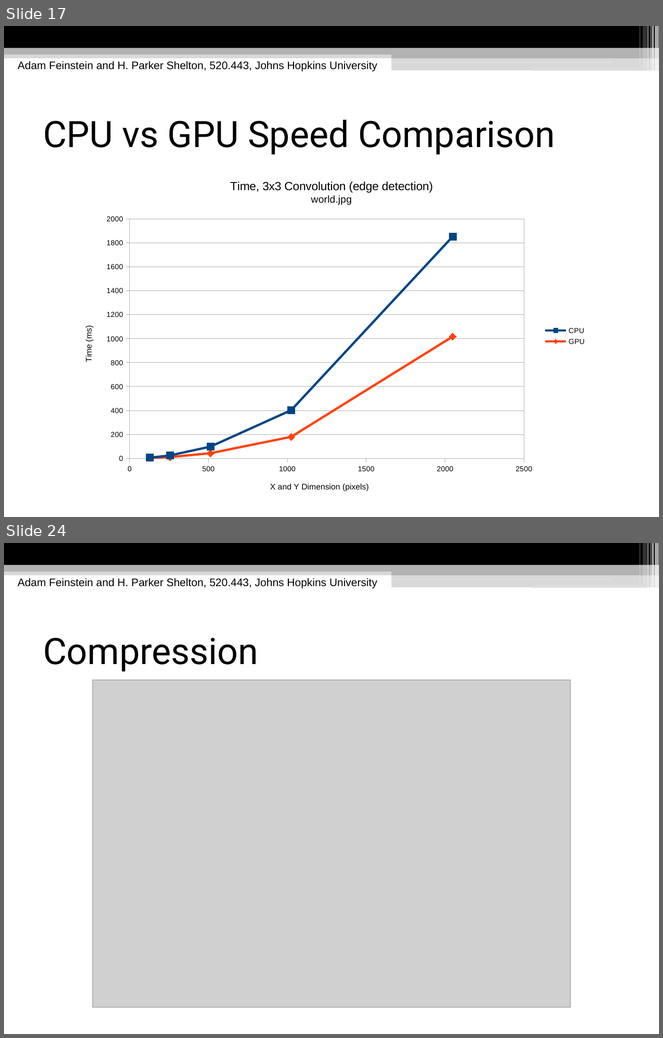
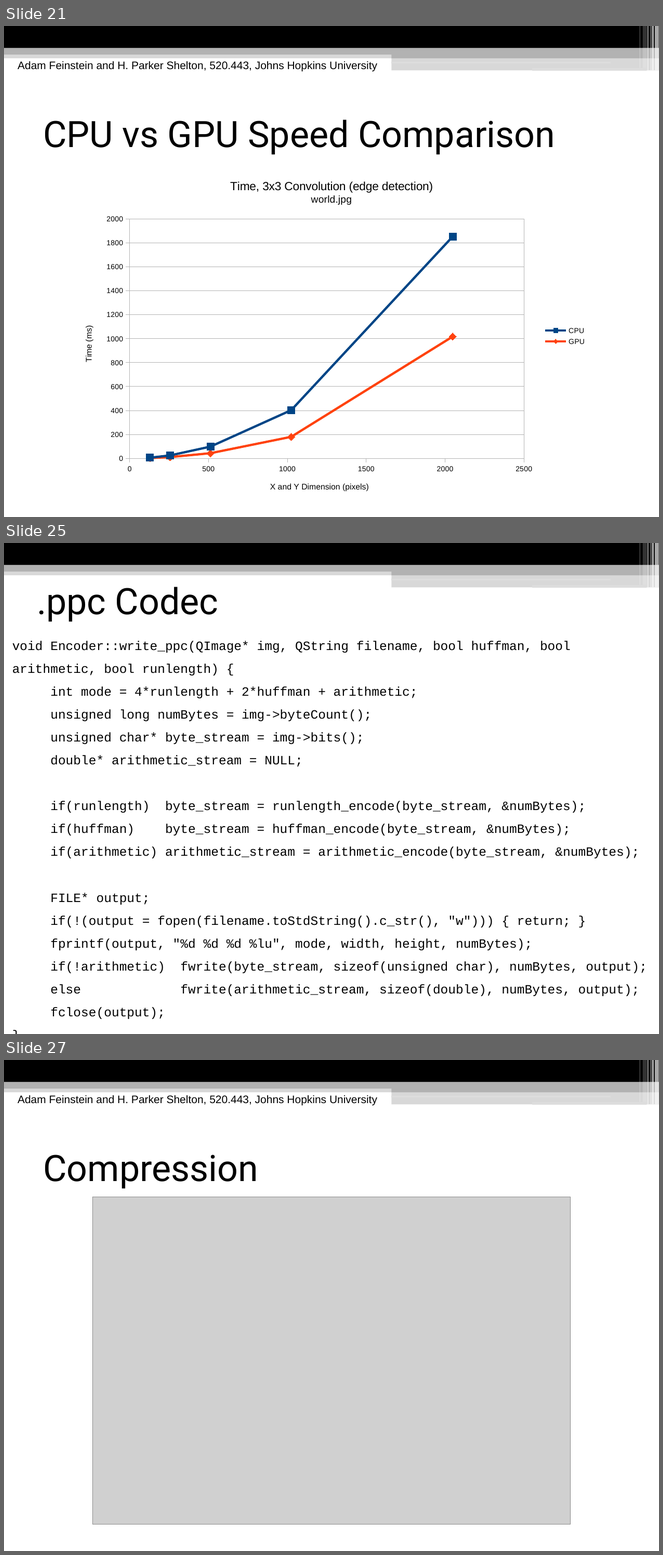
Before and after one commit to hpshelton/multimedia, a slide deck: docs/Multimedia Presentation.odp. Shown one above the other, each under a label of ours: slides 17 and 24 before the commit, slides 21, 25 and 27 after it; the slides between them are not shown. The pictures are 663x1038 and 663x1555 pixels, drawn with LibreOffice and Linux fonts; fonts in the diff are those of the drawing; grey boxes stand for pictures. Boxes give left, top, right and bottom in pixels: in the first picture for what was removed or moved away, otherwise in the second. Text is boxed around its words. In the diff, an @@ line names an element or a change of style, - is before the commit and + after.

```diff
--- a/docs/Multimedia Presentation.odp
+++ b/docs/Multimedia Presentation.odp
@@ slide 25 added at (4,543,659,1034), background #FFFFFF; not listed: 13 template elements that a slide beside it also shows @@
@@ title added at (37,587,219,622), 40 pt, text #000000 @@
+.ppc Codec
@@ subtitle added at (12,641,647,1019), 14 pt, text #000000 @@
+void Encoder::write_ppc(QImage* img, QString filename, bool huffman, bool arithmetic, bool runlength) {
+int mode = 4*runlength + 2*huffman + arithmetic;
+unsigned long numBytes = img->byteCount();
+unsigned char* byte_stream = img->bits();
+double* arithmetic_stream = NULL;
+if(runlength) byte_stream = runlength_encode(byte_stream, &numBytes);
+if(huffman) byte_stream = huffman_encode(byte_stream, &numBytes);
+if(arithmetic) arithmetic_stream = arithmetic_encode(byte_stream, &numBytes);
+FILE* output;
+if(!(output = fopen(filename.toStdString().c_str(), "w"))) { return; }
+fprintf(output, "%d %d %d %lu", mode, width, height, numBytes);
+if(!arithmetic) fwrite(byte_stream, sizeof(unsigned char), numBytes, output);
+else fwrite(arithmetic_stream, sizeof(double), numBytes, output);
+fclose(output);
+}
@@ what was slide 17 is now slide 21 @@
@@ what was slide 24 is now slide 27 @@
```
Also in this commit, not shown: 18 slides changed, 5 other slides added, 1 other file.
